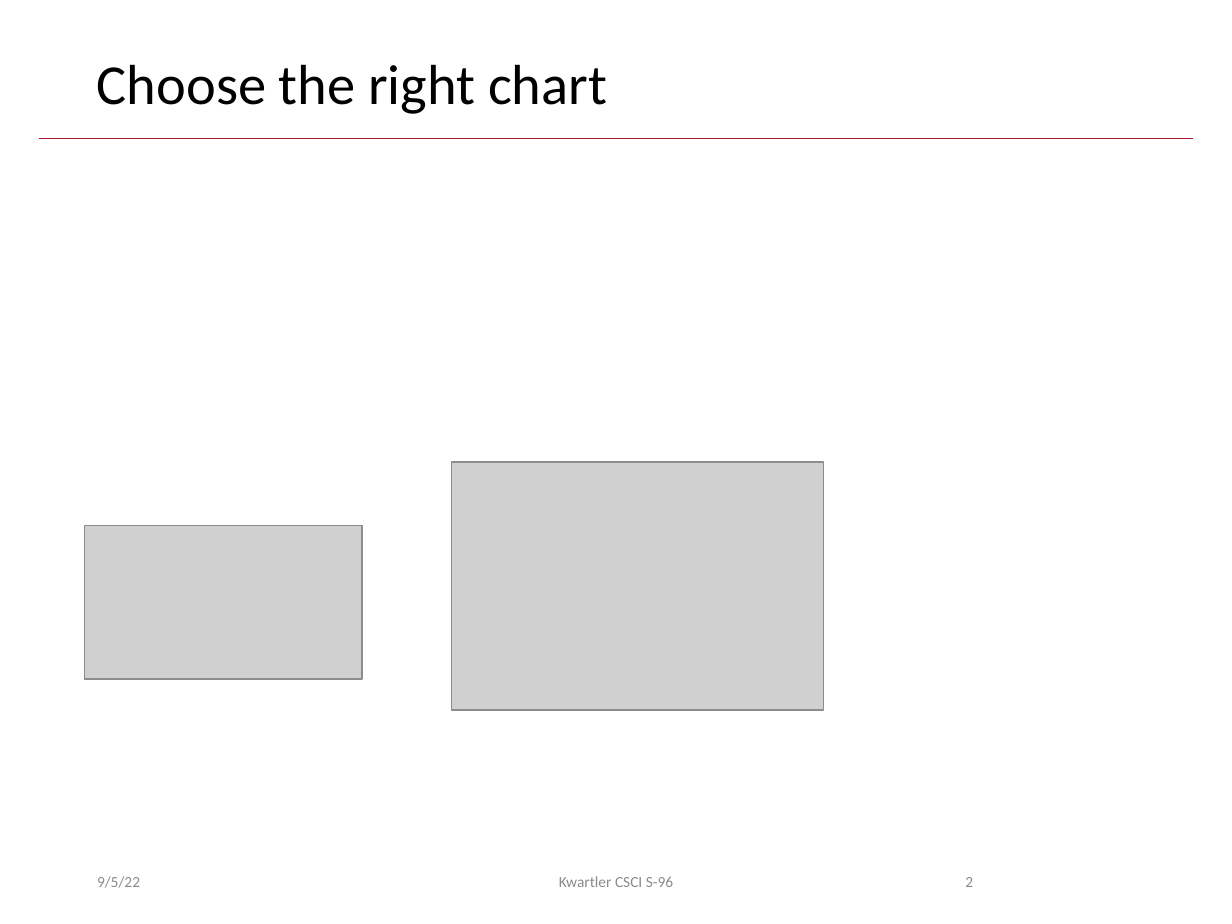
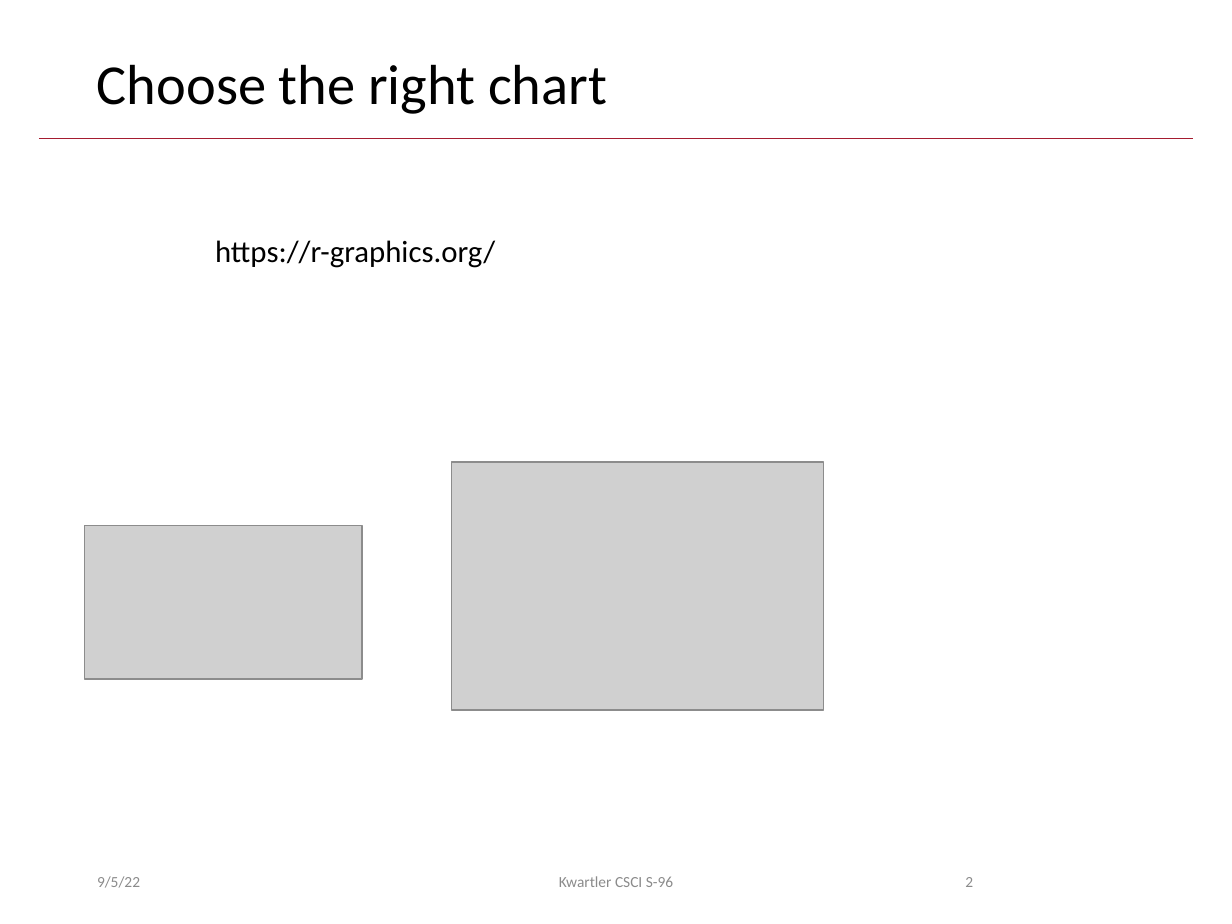
Before and after one commit to kwartler/Harvard_DataMining_Business_Student, a slide deck: slide 2 of Lessons/C_R_practice_Viz_MoreEDA/B_Viz_basics.pptx. Drawn at 1232x924 pixels with LibreOffice and Linux fonts; fonts in the diff are those of the drawing; grey boxes stand for pictures; background and template pictures are left out. Boxes give left, top, right and bottom in pixels: in the first picture for what was removed or moved away, otherwise in the second. Text is boxed around its words. In the diff, an @@ line names an element or a change of style, - is before the commit and + after.

```diff
--- a/Lessons/C_R_practice_Viz_MoreEDA/B_Viz_basics.pptx
+++ b/Lessons/C_R_practice_Viz_MoreEDA/B_Viz_basics.pptx
@@ text added at box(215, 240, 495, 268), 18 pt, text #000000 @@
+https://r-graphics.org/
```
Also in this commit, not shown: 1 other slide changed, 4 other files.
